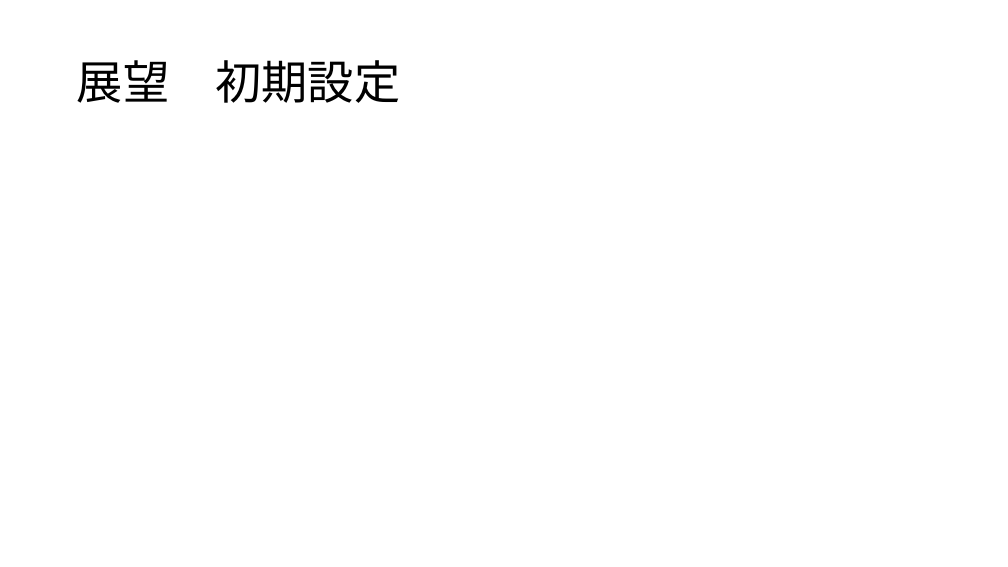
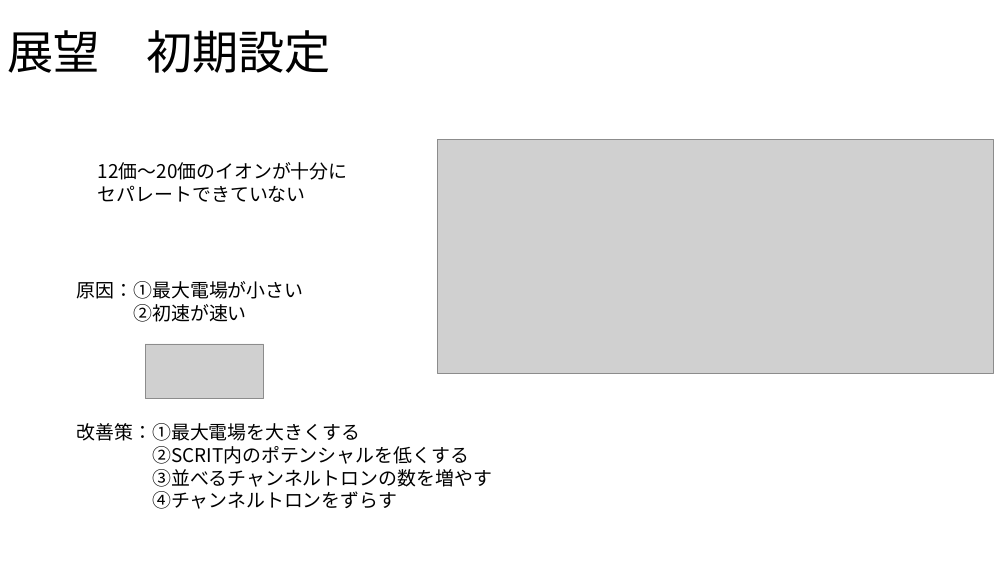
Before and after one commit to Takeuchi-yuya/Ksimulation, a slide deck: slide 15 of docs/中間発表.pptx (slide 10 before the commit). Drawn at 1008x567 pixels with LibreOffice and Linux fonts; fonts in the diff are those of the drawing; grey boxes stand for pictures. Boxes give left, top, right and bottom in pixels: in the first picture for what was removed or moved away, otherwise in the second. Text is boxed around its words. In the diff, an @@ line names an element or a change of style, - is before the commit and + after.

```diff
--- a/docs/中間発表.pptx
+++ b/docs/中間発表.pptx
@@ title "展望 初期設定": place and size @@
-title "展望 初期設定" at [77, 60, 400, 103]
+title "展望 初期設定" at [8, 30, 331, 73]
@@ picture added at [438, 140, 994, 374] @@
@@ text added at [98, 162, 348, 180], 18 pt, text #000000 @@
+12価～20価のイオンが十分にセパレートできていない
@@ text added at [77, 281, 304, 322], 18 pt, text #000000 @@
+原因：①最大電場が小さい
+②初速が速い
@@ picture added at [145, 344, 264, 399] @@
@@ text added at [77, 423, 492, 509], 18 pt, text #000000 @@
+改善策：①最大電場を大きくする
+②SCRIT内のポテンシャルを低くする
+③並べるチャンネルトロンの数を増やす
+④チャンネルトロンをずらす
```
Also in this commit, not shown: 3 other slides changed, 7 slides added, 2 slides removed, 3 other files.
